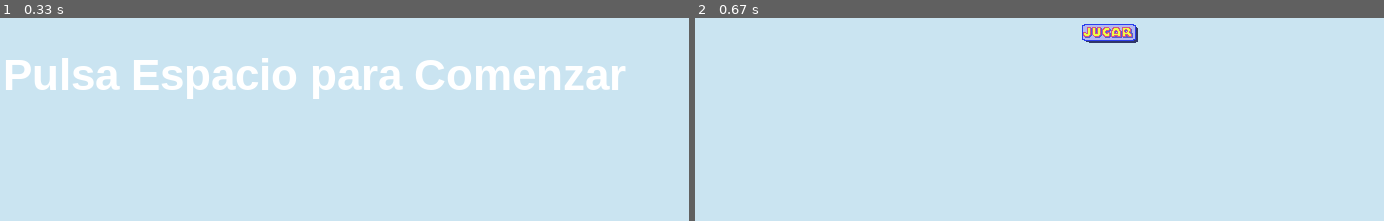
Above: before the commit, frames 1-2 (left to right).
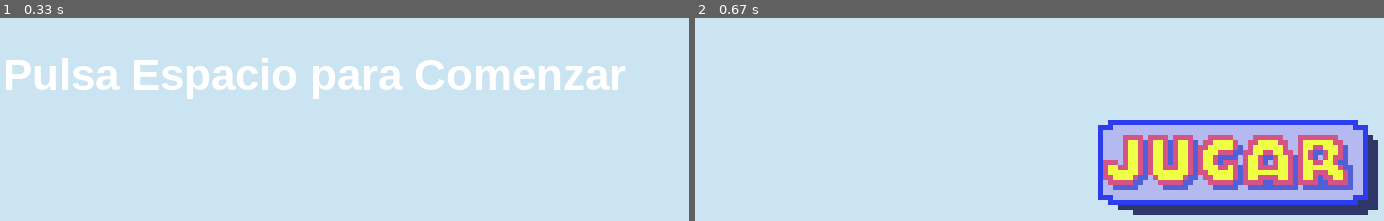
Above: after the commit, the same moments.

Repository: Jol-XD/Corre-Paco-Corre
Game: pygame game, started from proyecto/Menu.py
Two runs of this game, one before a commit and one after it. Both use one fixed random seed, a clock stepped at 60 frames per second and the inputs below.
Inputs:
- Up to frame 1 (0.33 s): no input
- Up to frame 2 (0.67 s): tap Space at 0.33 s

Frame 1 is identical in both runs. In frame 2, 19% of the frame differs, in the area x 56-100%, y 2-98%.

Commit message:
cambio tamaño

Diff:
--- a/proyecto/Menu.py
+++ b/proyecto/Menu.py
@@ -28,7 +28,7 @@
 
 jugar_img = pygame.image.load('proyecto/sprites/JUGAR1.png').convert_alpha()
 
-jugar_btn = Boton(450, 200, jugar_img, 1)
+jugar_btn = Boton(450, 200, jugar_img, 5)
 
 
 
